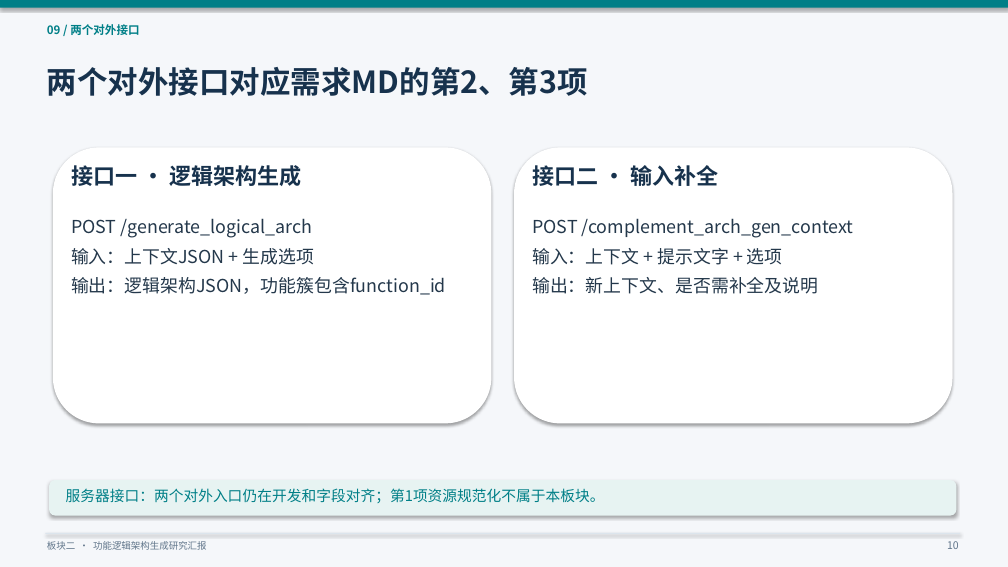
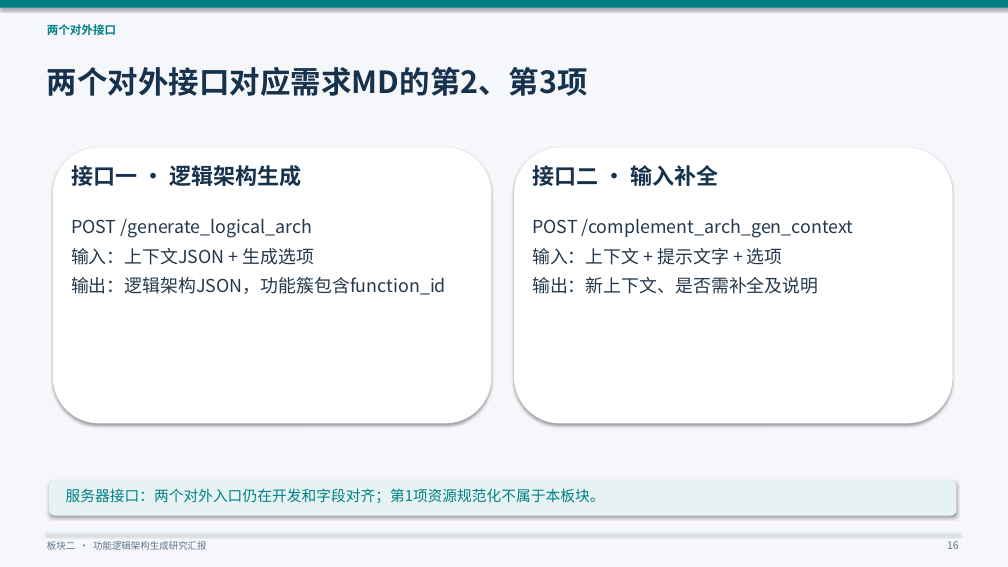
Before and after one commit to yueyunsun77-debug/yueyunsun77-debug, a slide deck: slide 16 of 板块二进度说明/板块二_研究进展与接口设计汇报_统一口径版.pptx (slide 10 before the commit). Drawn at 1008x567 pixels with LibreOffice and Linux fonts; fonts in the diff are those of the drawing. Boxes give left, top, right and bottom in pixels: in the first picture for what was removed or moved away, otherwise in the second. Text is boxed around its words. In the diff, an @@ line names an element or a change of style, - is before the commit and + after.

Commit message:
docs: 完整保留13张核心代码与运行截图并增加接口伪代码

```diff
--- a/板块二进度说明/板块二_研究进展与接口设计汇报_统一口径版.pptx
+++ b/板块二进度说明/板块二_研究进展与接口设计汇报_统一口径版.pptx
@@ text at <box>47,24,116,35</box>: text changed @@
-09 / 两个对外接口
+两个对外接口
```
Also in this commit, not shown: 10 other slides changed, 7 slides added, 1 other file.
